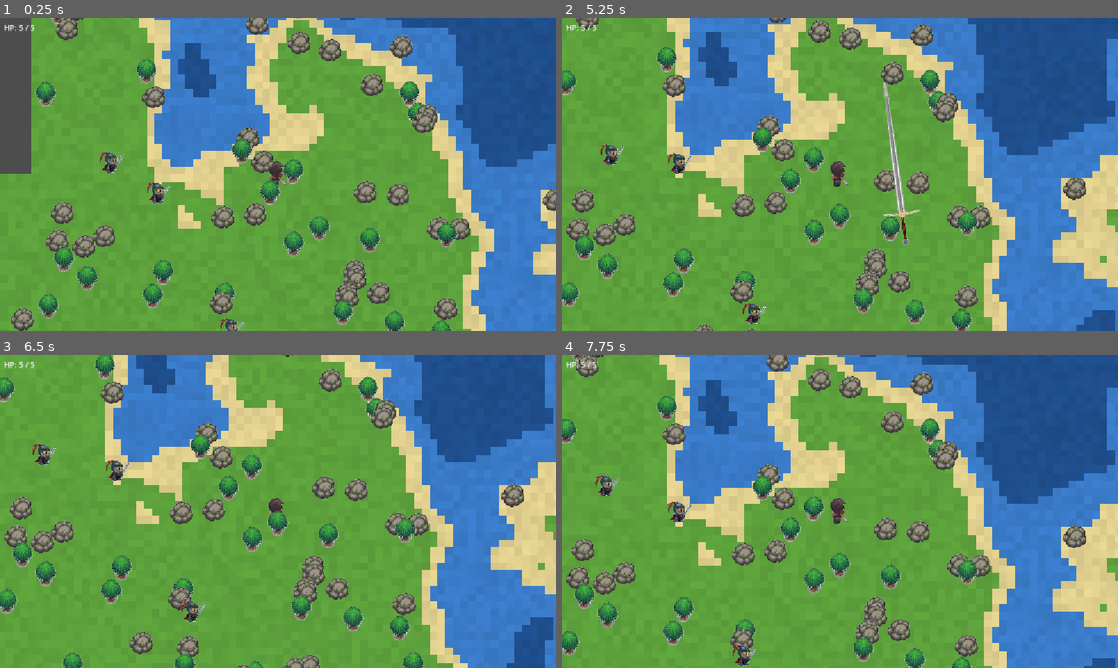
Above: before the commit, frames 1-4 (two rows, left to right).
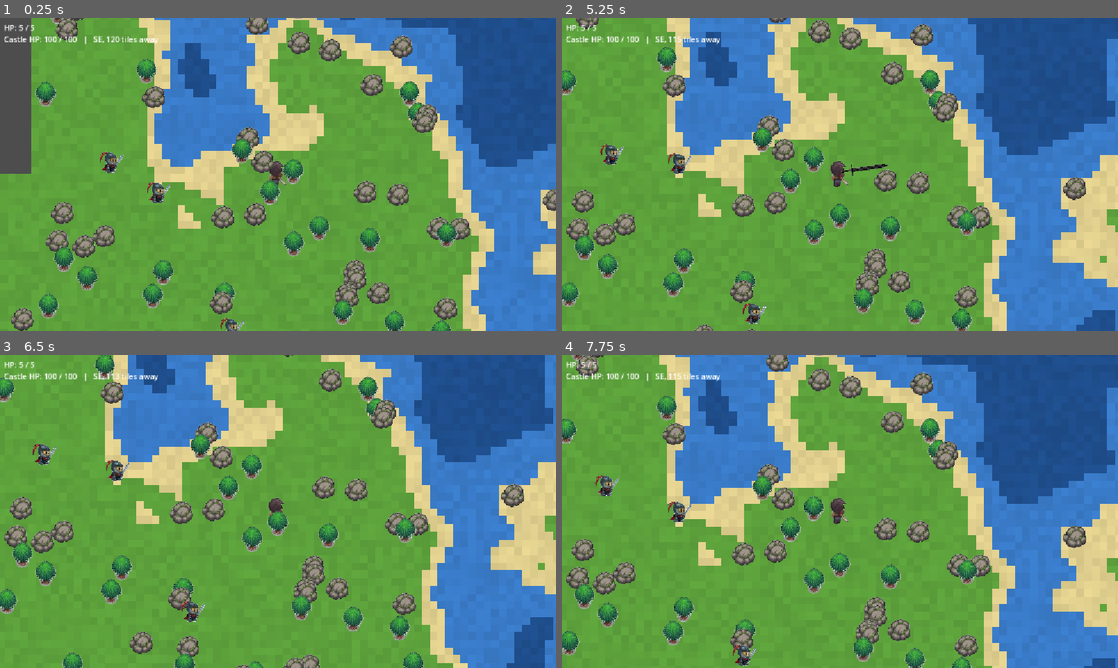
Above: after the commit, the same moments.

Repository: tyonhuy2/game
Game: Godot game, scene res://world.tscn
The game is run twice, just before and just after one commit, with the same random seed, the same clock (stepped at 60 frames per second) and the same inputs.
Inputs (mouse positions are in pixels of both pictures, inside the frame that each line leads up to):
- Up to frame 1 (0.25 s): no input
- Up to frame 2 (5.25 s): tap Enter at 0.5 s; move the mouse to (962, 158) at 0.52 s; hold D 0.53-1.25 s; click (962, 158) at 0.67 s; tap Space at 0.77, 3.77 s; drag from (728, 190) to (812, 237) at 1.27 s; move the mouse to (895, 105) at 2.02 s; hold D 2.03-2.75 s; drag from (812, 237) to (673, 127) at 2.77 s; move the mouse to (1006, 221) at 3.52 s; hold A 3.53-4.25 s; drag from (673, 127) to (756, 96) at 4.27 s; move the mouse to (867, 174) at 5.02 s; hold S from 5.03 s (still down); click (867, 174) at 5.17 s
- Up to frame 3 (6.5 s): release S at 5.75 s; drag from (194, 433) to (166, 527) at 5.77 s
- Up to frame 4 (7.75 s): move the mouse to (962, 495) at 6.52 s; hold W 6.53-7.25 s; tap Space at 6.77 s; drag from (728, 527) to (812, 574) at 7.27 s

The runs differ from the first frame. In frame 1, 0.3% of the frame differs, in the area x 0-29%, y 5-9%; in frame 2, 1.0%, in the area x 0-65%, y 5-73%; in frame 3, 0.3%; in frame 4, 0.3%.

Commit message:
final

Diff:
--- /dev/null
+++ b/castle.gd
@@ -0,0 +1,56 @@
+extends Node2D
+## The castle. world.gd creates it; kill it to win.
+## Its health lives in world.gd, so it keeps its damage if you walk away and come back.
+
+var world = null
+var texture: Texture2D
+var max_health := 100
+var health := 100
+
+var hit_radius := 48.0   # the sword can hit anywhere within this distance of the castle's middle
+var _w := 96.0
+var _h := 72.0
+
+
+func _ready() -> void:
+	add_to_group("enemies")   # reuse the player's sword code
+	if texture:
+		var s := Sprite2D.new()
+		s.texture = texture
+		s.texture_filter = CanvasItem.TEXTURE_FILTER_NEAREST
+		s.centered = false
+		s.offset = Vector2(-floorf(texture.get_width() / 2.0), -texture.get_height())  # bottom-center at origin
+		add_child(s)
+		_w = texture.get_width()
+		_h = texture.get_height()
+	hit_radius = _w * 0.5
+	queue_redraw()
+
+
+func get_hit_center() -> Vector2:
+	return global_position + Vector2(0, -_h * 0.5)
+
+
+func take_damage(amount: int, _from_pos: Vector2) -> void:
+	health = world.damage_castle(amount)
+	modulate = Color(1, 0.4, 0.4)
+	create_tween().tween_property(self, "modulate", Color.WHITE, 0.15)
+	queue_redraw()
+	if health <= 0:
+		queue_free()
+
+
+func _draw() -> void:
+	if texture == null:
+		# placeholder castle until you add a sprite
+		draw_rect(Rect2(-48, -48, 96, 48), Color("8d8f94"))     # wall
+		draw_rect(Rect2(-56, -72, 24, 72), Color("6f7176"))     # left tower
+		draw_rect(Rect2(32, -72, 24, 72), Color("6f7176"))      # right tower
+		for i in 3:
+			draw_rect(Rect2(-56 + i * 10, -80, 6, 8), Color("6f7176"))   # battlements, left
+			draw_rect(Rect2(32 + i * 10, -80, 6, 8), Color("6f7176"))    # battlements, right
+		draw_rect(Rect2(-9, -26, 18, 26), Color("5b3a1e"))      # door
+	# health bar
+	var bar_y := -_h - 22.0
+	draw_rect(Rect2(-32, bar_y, 64, 6), Color("2c2c2c"))
+	draw_rect(Rect2(-32, bar_y, 64.0 * clampf(float(health) / float(max_health), 0.0, 1.0), 6), Color("e74c3c"))
--- a/player.gd
+++ b/player.gd
@@ -135,9 +135,16 @@
 
 	var half_arc := cos(deg_to_rad(sword_arc_degrees / 2.0))
 	for e in get_tree().get_nodes_in_group("enemies"):
-		var to_e: Vector2 = e.global_position - global_position
+		var center: Vector2 = e.global_position
+		if e.has_method("get_hit_center"):
+			center = e.get_hit_center()   # big targets like the castle
+		var reach := 0.0
+		var extra = e.get("hit_radius")
+		if extra != null:
+			reach = extra
+		var to_e: Vector2 = center - global_position
 		var d := to_e.length()
-		if d <= sword_range and (d < 8.0 or dir.dot(to_e / d) >= half_arc):
+		if d - reach <= sword_range and (d - reach < 8.0 or dir.dot(to_e / d) >= half_arc):
 			e.take_damage(sword_damage, global_position)
 
 
--- a/world.gd
+++ b/world.gd
@@ -26,9 +26,15 @@
 @export var enemy_health := 3
 @export var enemy_speed := 45.0
 
+@export_group("Castle")
+@export var castle_texture: Texture2D   # optional, a gray placeholder castle is drawn if empty
+@export var castle_health := 100
+@export var castle_distance_tiles := 120   # how far from your start the castle is
+
 enum Tile { DEEP, SHALLOW, SAND, GRASS }
 
 const ENEMY_SCRIPT := preload("res://enemy.gd")
+const CASTLE_SCRIPT := preload("res://castle.gd")
 
 const COLORS := {
 	Tile.DEEP: Color("1f4e8c"),
@@ -48,6 +54,10 @@
 var _queue: Array[Vector2i] = []
 var _last_chunk := Vector2i(999999, 999999)
 var _spawn_pos := Vector2.ZERO
+var _castle_pos := Vector2.ZERO
+var _castle_chunk := Vector2i.ZERO
+var _castle_hp := 0
+var _castle_label: Label
 
 
 func _ready() -> void:
@@ -73,6 +83,11 @@
 	_spawn_pos = _find_land(Vector2.ZERO)
 	if player:
 		player.global_position = _spawn_pos
+
+	_castle_hp = castle_health
+	_castle_pos = _find_castle_site()
+	_castle_chunk = _chunk_of(_castle_pos)
+	_build_castle_hud()
 
 
 func _process(_delta: float) -> void:
@@ -83,6 +98,7 @@
 		_last_chunk = pc
 		_refresh(pc)
 	_build_next()  # one chunk per frame keeps movement smooth
+	_update_castle_hud()
 
 
 # ---------- public helpers (use these from your player / enemies) ----------
@@ -189,6 +205,8 @@
 
 			# objects
 			var pos := Vector2(t * tile_size) + Vector2(rng.randf() * tile_size, rng.randf() * tile_size)
+			if pos.distance_to(_castle_pos) < 90.0:
+				continue   # keep the ground around the castle clear
 			if kind == Tile.GRASS and player != null and enemy_density > 0.0 \
 					and pos.distance_to(_spawn_pos) > 200.0 and rng.randf() < enemy_density:
 				objects.append(_spawn_enemy(pos))
@@ -202,6 +220,9 @@
 				if rng.randf() < rock_density:
 					objects.append(_spawn_object(rock_textures, pos, rng))
 
+	if c == _castle_chunk and _castle_hp > 0:
+		objects.append(_spawn_castle())
+
 	# terrain: one sprite per chunk, 1 pixel = 1 tile, scaled up
 	var terrain := Sprite2D.new()
 	terrain.texture = ImageTexture.create_from_image(img)
@@ -236,3 +257,111 @@
 	e.position = pos.round()
 	objects_root.add_child(e)
 	return e
+
+
+# ---------- castle ----------
+
+func _find_castle_site() -> Vector2:
+	# Same seed = same castle spot. Picks a direction, then searches for a flat patch of grass.
+	var rng := RandomNumberGenerator.new()
+	rng.seed = world_seed + 99
+	var target := _spawn_pos + Vector2.from_angle(rng.randf() * TAU) * castle_distance_tiles * tile_size
+	for r in range(0, 150, 3):
+		for i in 16:
+			var a := TAU * i / 16.0
+			var p := target + Vector2(cos(a), sin(a)) * r * tile_size
+			if _all_grass_around(_tile_of(p), 4):
+				return p.snapped(Vector2(tile_size, tile_size))
+	return _spawn_pos + Vector2(castle_distance_tiles * tile_size, 0)
+
+
+func _all_grass_around(center: Vector2i, radius: int) -> bool:
+	for dy in range(-radius, radius + 1):
+		for dx in range(-radius, radius + 1):
+			if _tile_kind(center + Vector2i(dx, dy)) != Tile.GRASS:
+				return false
+	return true
+
+
+func _spawn_castle() -> Node2D:
+	var c = CASTLE_SCRIPT.new()
+	c.world = self
+	c.texture = castle_texture
+	c.max_health = castle_health
+	c.health = _castle_hp
+	c.position = _castle_pos
+	objects_root.add_child(c)
+	return c
+
+
+func damage_castle(amount: int) -> int:
+	_castle_hp -= amount
+	if _castle_hp <= 0:
+		_castle_hp = 0
+		_show_win()
+	return _castle_hp
+
+
+func _build_castle_hud() -> void:
+	var layer := CanvasLayer.new()
+	add_child(layer)
+	_castle_label = Label.new()
+	_castle_label.position = Vector2(8, 32)
+	layer.add_child(_castle_label)
+
+
+func _update_castle_hud() -> void:
+	if _castle_label == null or player == null:
+		return
+	var dist := player.global_position.distance_to(_castle_pos)
+	_castle_label.text = "Castle HP: %d / %d   |   %s, %d tiles away" % [
+		_castle_hp, castle_health, _compass(player.global_position, _castle_pos), roundi(dist / tile_size)]
+
+
+func _compass(from: Vector2, to: Vector2) -> String:
+	var names := ["E", "SE", "S", "SW", "W", "NW", "N", "NE"]
+	var angle := rad_to_deg((to - from).angle())   # 0 = east, 90 = south
+	return names[posmod(roundi(angle / 45.0), 8)]
+
+
+func _show_win() -> void:
+	get_tree().paused = true
+
+	var layer := CanvasLayer.new()
+	layer.layer = 100
+	layer.process_mode = Node.PROCESS_MODE_ALWAYS   # keeps the button working while paused
+	add_child(layer)
+
+	var dim := ColorRect.new()
+	dim.color = Color(0, 0, 0, 0.65)
+	layer.add_child(dim)
+	dim.set_anchors_and_offsets_preset(Control.PRESET_FULL_RECT)
+
+	var center := CenterContainer.new()
+	layer.add_child(center)
+	center.set_anchors_and_offsets_preset(Control.PRESET_FULL_RECT)
+
+	var box := VBoxContainer.new()
+	box.add_theme_constant_override("separation", 16)
+	center.add_child(box)
+
+	var title := Label.new()
+	title.text = "YOU WIN!"
+	title.add_theme_font_size_override("font_size", 64)
+	title.horizontal_alignment = HORIZONTAL_ALIGNMENT_CENTER
+	box.add_child(title)
+
+	var sub := Label.new()
+	sub.text = "The castle has fallen."
+	sub.horizontal_alignment = HORIZONTAL_ALIGNMENT_CENTER
+	box.add_child(sub)
+
+	var btn := Button.new()
+	btn.text = "Play again"
+	btn.pressed.connect(_restart)
+	box.add_child(btn)
+
+
+func _restart() -> void:
+	get_tree().paused = false
+	get_tree().reload_current_scene()
--- a/world.tscn
+++ b/world.tscn
@@ -5,7 +5,8 @@
 [ext_resource type="Texture2D" uid="uid://bmooqfp2veoic" path="res://sprit/Screenshot_2026-11-14_at_2.14.10_PM-removebg-preview.png" id="2_tlwt5"]
 [ext_resource type="Texture2D" uid="uid://b2tu5s06k3fac" path="res://sprit/Screenshot_20261114_142859-removebg-preview.png" id="3_aqk2v"]
 [ext_resource type="Texture2D" uid="uid://dcmcixu6xf5xt" path="res://sprit/goo-removebg-preview.png" id="4_dwbse"]
-[ext_resource type="Texture2D" uid="uid://cctjdxawaks2c" path="res://sprit/images-removebg-preview.png" id="5_036b0"]
+[ext_resource type="Texture2D" uid="uid://cfvakaa7pkg43" path="res://sprit/Screenshot_20261114_151808-removebg-preview.png" id="5_gbfbk"]
+[ext_resource type="Texture2D" uid="uid://jlpmje504c1l" path="res://sprit/Screenshot_20261114_151320-removebg-preview.png" id="6_pkg7o"]
 [ext_resource type="Texture2D" uid="uid://rf1i4w634rg7" path="res://sprit/Screenshot_20261114_150203-removebg-preview.png" id="7_pkg7o"]
 
 [sub_resource type="RectangleShape2D" id="RectangleShape2D_bfbta"]
@@ -17,6 +18,7 @@
 rock_textures = Array[Texture2D]([ExtResource("3_aqk2v")])
 tree_density = 0.016
 enemy_texture = ExtResource("4_dwbse")
+castle_texture = ExtResource("5_gbfbk")
 
 [node name="Terrain" type="Node2D" parent="." unique_id=163886384]
 z_index = -10
@@ -27,7 +29,7 @@
 [node name="player" type="CharacterBody2D" parent="Objects" unique_id=1935783806 node_paths=PackedStringArray("world")]
 script = ExtResource("2_fj7yv")
 world = NodePath("../..")
-sword_texture = ExtResource("5_036b0")
+sword_texture = ExtResource("6_pkg7o")
 
 [node name="CollisionShape2D" type="CollisionShape2D" parent="Objects/player" unique_id=1885886185]
 shape = SubResource("RectangleShape2D_bfbta")
Not shown, added: castle.gd.uid
Binary file added: sprit/Screenshot_20261114_151320-removebg-preview.png
Not shown, added: sprit/Screenshot_20261114_151320-removebg-preview.png.import
Binary file added: sprit/Screenshot_20261114_151808-removebg-preview.png
Not shown, added: sprit/Screenshot_20261114_151808-removebg-preview.png.import
